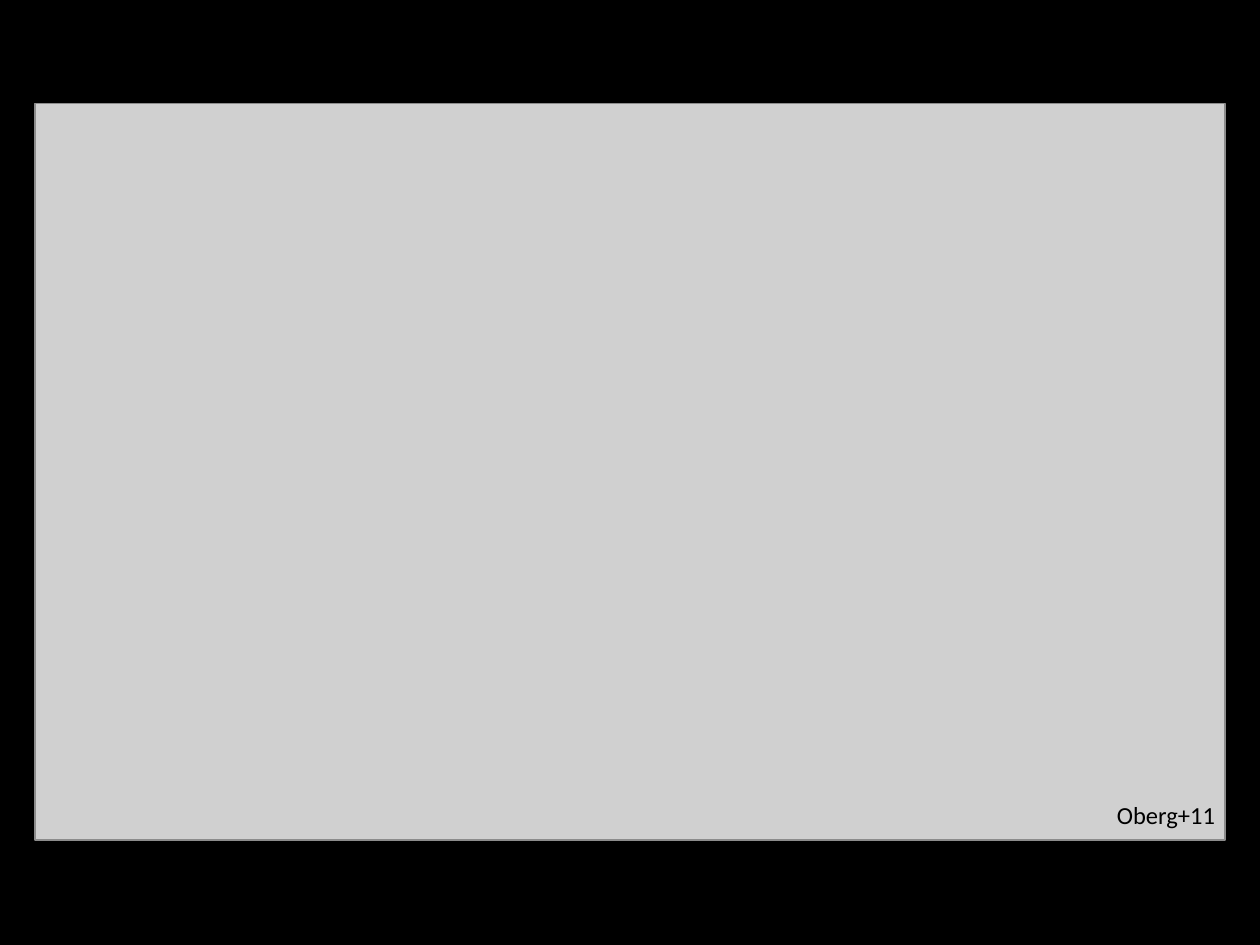
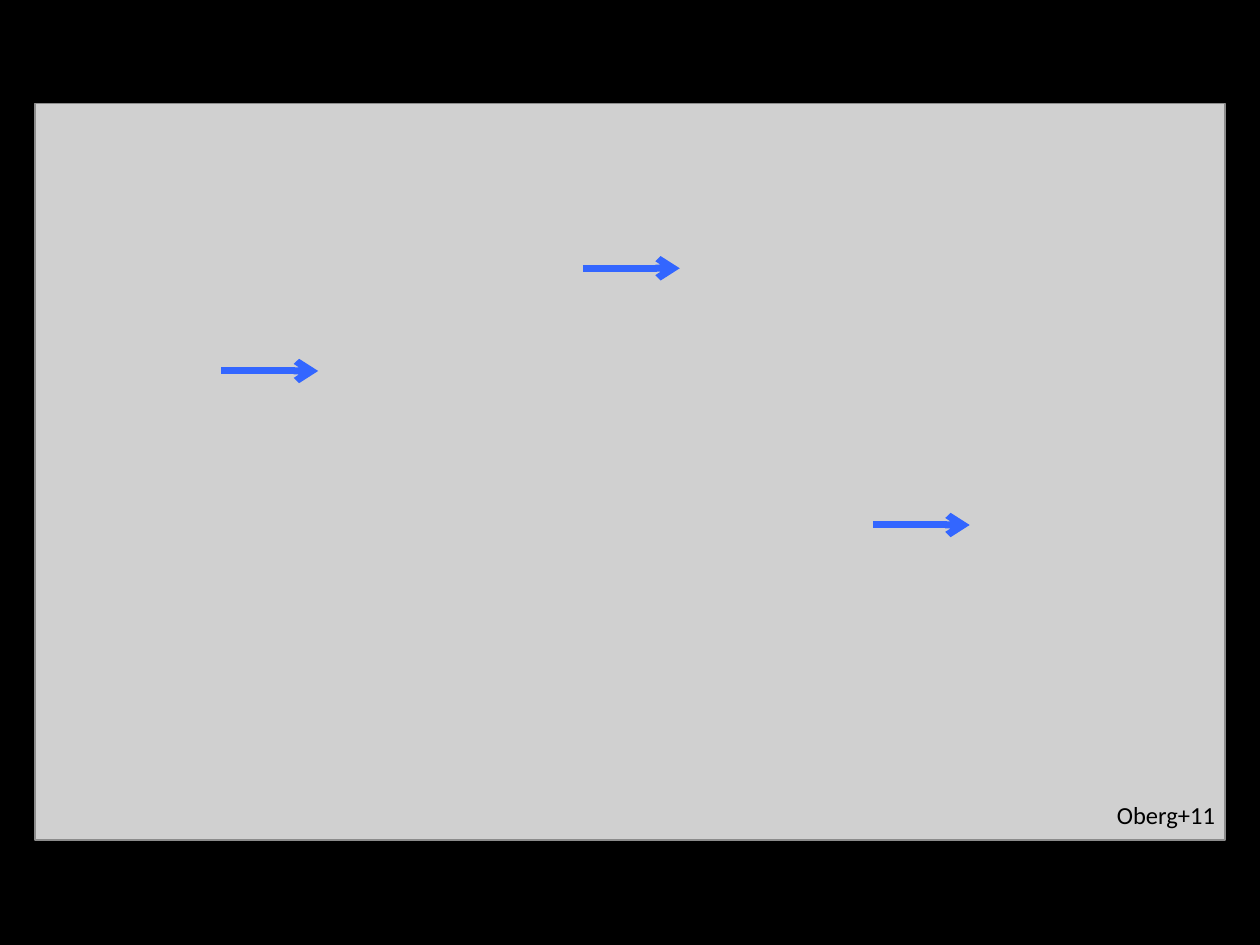
Before and after one commit to apiso/Thesis, a slide deck: slide 38 of slides/CIPS_talk.pptx. Drawn at 1260x945 pixels with LibreOffice and Linux fonts; fonts in the diff are those of the drawing; grey boxes stand for pictures. Boxes give left, top, right and bottom in pixels: in the first picture for what was removed or moved away, otherwise in the second. Text is boxed around its words. In the diff, an @@ line names an element or a change of style, - is before the commit and + after.

```diff
--- a/slides/CIPS_talk.pptx
+++ b/slides/CIPS_talk.pptx
@@ arrow added from (583, 268) to (680, 268), #3366FF 4 pt @@
@@ arrow added from (222, 370) to (319, 370), #3366FF 4 pt @@
@@ arrow added from (873, 525) to (970, 525), #3366FF 4 pt @@
```
Also in this commit, not shown: 4 other slides changed, 8 other files.
